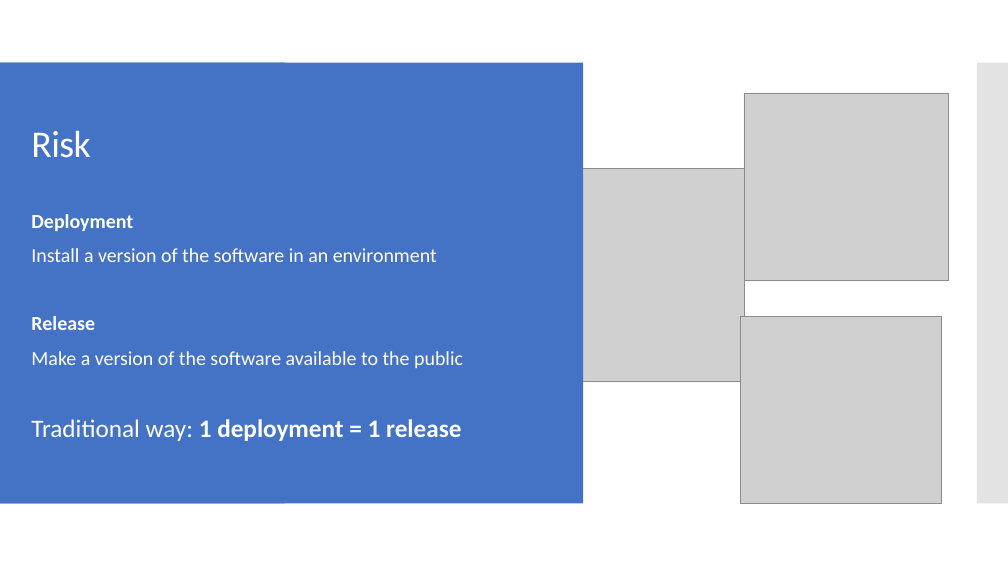
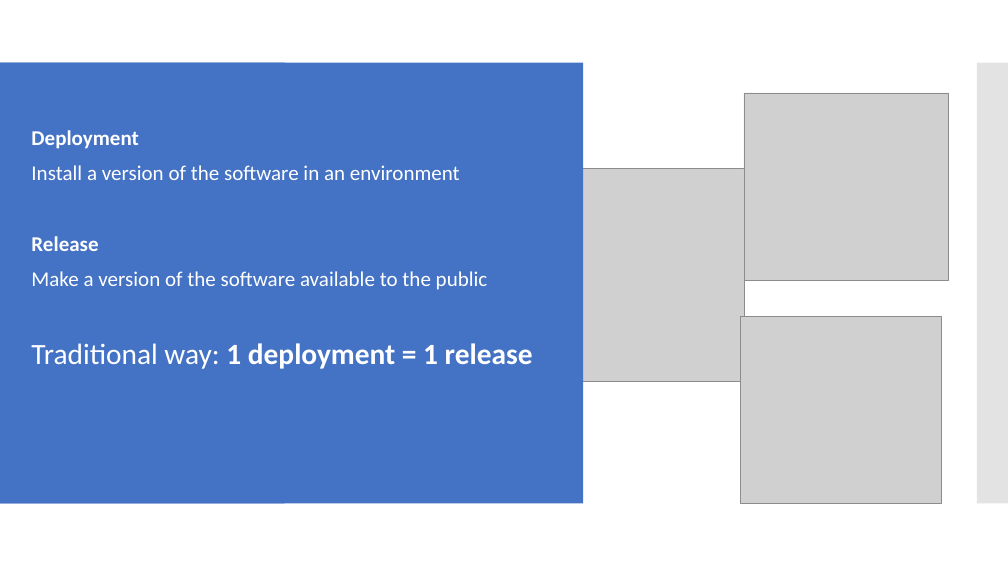
Before and after one commit to milodotnet/bootcamp, a slide deck: slide 22 of Bootcamp-ContinuousDelivery.pptx (slide 25 before the commit). Drawn at 1008x567 pixels with LibreOffice and Linux fonts; fonts in the diff are those of the drawing; grey boxes stand for pictures. Boxes give left, top, right and bottom in pixels: in the first picture for what was removed or moved away, otherwise in the second. Text is boxed around its words. In the diff, an @@ line names an element or a change of style, - is before the commit and + after.

```diff
--- a/Bootcamp-ContinuousDelivery.pptx
+++ b/Bootcamp-ContinuousDelivery.pptx
@@ text "Deployment": place and size @@
-text "Deployment" at (31, 214, 463, 441)
+text "Deployment" at (31, 130, 533, 369)
@@ text "Deployment" at (31, 130, 533, 369): size 19 to 20 pt in "Deployment", "Install a version of the software in ...", "Release", "Make a version of the software available ..."; size 24 to 28 pt in "Traditional way: 1 deployment = 1 release" @@
@@ title removed at (31, 130, 90, 158) @@
-Risk
```
Also in this commit, not shown: 1 other slide changed, 3 slides removed.
